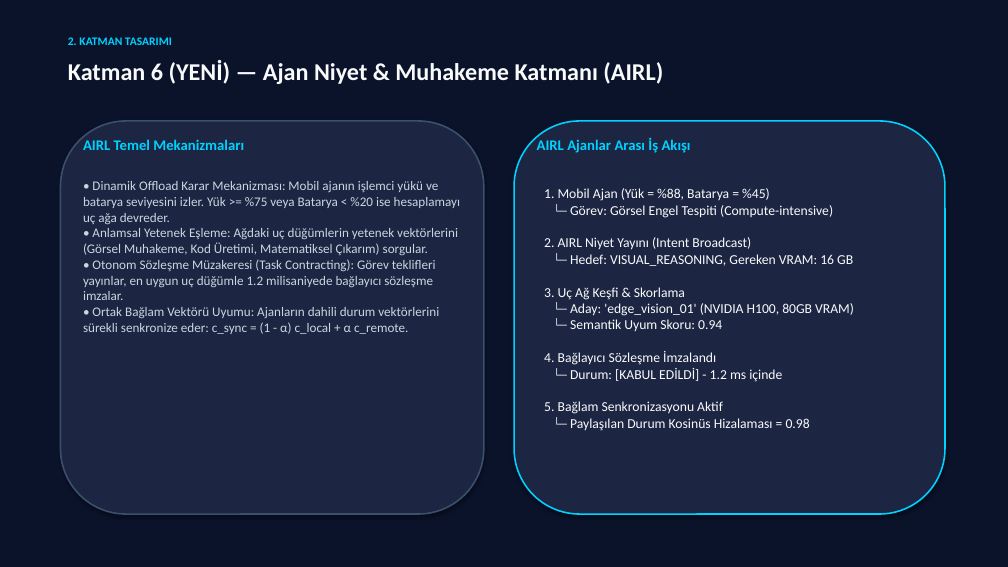
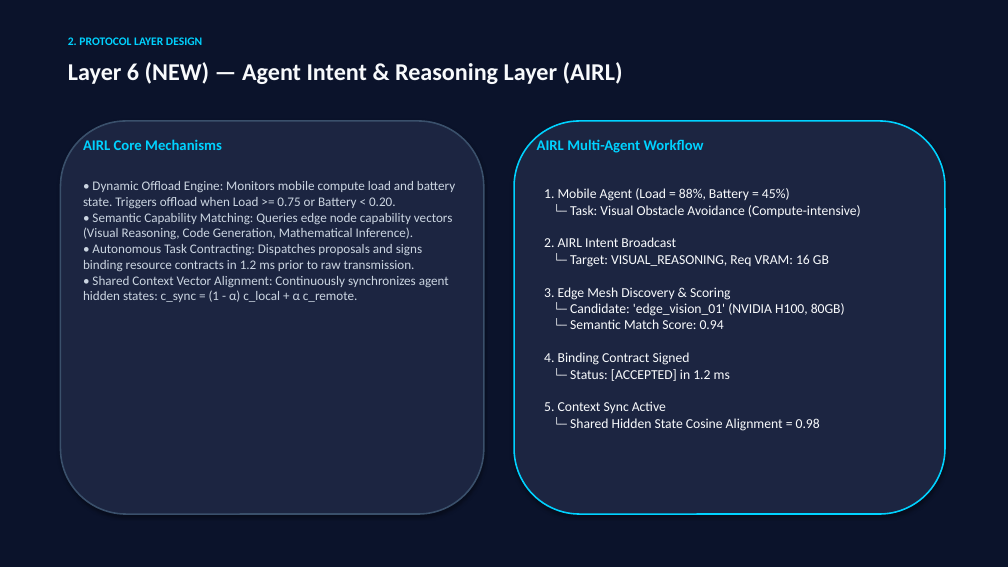
Before and after one commit to TalhaYolcu/saps, a slide deck: slide 6 of docs/SAPS_Presentation.pptx. Drawn at 1008x567 pixels with LibreOffice and Linux fonts; fonts in the diff are those of the drawing. Boxes give left, top, right and bottom in pixels: in the first picture for what was removed or moved away, otherwise in the second. Text is boxed around its words. In the diff, an @@ line names an element or a change of style, - is before the commit and + after.

```diff
--- a/docs/SAPS_Presentation.pptx
+++ b/docs/SAPS_Presentation.pptx
@@ text at bbox=[68, 37, 202, 45]: text changed @@
-2. KATMAN TASARIMI
+2. PROTOCOL LAYER DESIGN
@@ text at bbox=[68, 62, 623, 84]: text changed @@
-Katman 6 (YENİ) — Ajan Niyet & Muhakeme Katmanı (AIRL)
+Layer 6 (NEW) — Agent Intent & Reasoning Layer (AIRL)
@@ text at bbox=[83, 139, 222, 150]: text changed @@
-AIRL Temel Mekanizmaları
+AIRL Core Mechanisms
@@ text at bbox=[537, 139, 704, 153]: text changed @@
-AIRL Ajanlar Arası İş Akışı
+AIRL Multi-Agent Workflow
@@ text at bbox=[83, 181, 455, 302]: text changed @@
-• Dinamik Offload Karar Mekanizması: Mobil ajanın işlemci yükü ve batarya seviyesini izler. Yük >= %75 veya Batarya < %20 ise hesaplamayı uç ağa devreder.
-• Anlamsal Yetenek Eşleme: Ağdaki uç düğümlerin yetenek vektörlerini (Görsel Muhakeme, Kod Üretimi, Matematiksel Çıkarım) sorgular.
-• Otonom Sözleşme Müzakeresi (Task Contracting): Görev teklifleri yayınlar, en uygun uç düğümle 1.2 milisaniyede bağlayıcı sözleşme imzalar.
-• Ortak Bağlam Vektörü Uyumu: Ajanların dahili durum vektörlerini sürekli senkronize eder: c_sync = (1 - α) c_local + α c_remote.
+• Dynamic Offload Engine: Monitors mobile compute load and battery state. Triggers offload when Load >= 0.75 or Battery < 0.20.
+• Semantic Capability Matching: Queries edge node capability vectors (Visual Reasoning, Code Generation, Mathematical Inference).
+• Autonomous Task Contracting: Dispatches proposals and signs binding resource contracts in 1.2 ms prior to raw transmission.
+• Shared Context Vector Alignment: Continuously synchronizes agent hidden states: c_sync = (1 - α) c_local + α c_remote.
@@ text at bbox=[544, 188, 861, 431]: text changed @@
-1. Mobil Ajan (Yük = %88, Batarya = %45)
-└─ Görev: Görsel Engel Tespiti (Compute-intensive)
-2. AIRL Niyet Yayını (Intent Broadcast)
-└─ Hedef: VISUAL_REASONING, Gereken VRAM: 16 GB
-3. Uç Ağ Keşfi & Skorlama
-└─ Aday: 'edge_vision_01' (NVIDIA H100, 80GB VRAM)
-└─ Semantik Uyum Skoru: 0.94
-4. Bağlayıcı Sözleşme İmzalandı
-└─ Durum: [KABUL EDİLDİ] - 1.2 ms içinde
-5. Bağlam Senkronizasyonu Aktif
-└─ Paylaşılan Durum Kosinüs Hizalaması = 0.98
+1. Mobile Agent (Load = 88%, Battery = 45%)
+└─ Task: Visual Obstacle Avoidance (Compute-intensive)
+2. AIRL Intent Broadcast
+└─ Target: VISUAL_REASONING, Req VRAM: 16 GB
+3. Edge Mesh Discovery & Scoring
+└─ Candidate: 'edge_vision_01' (NVIDIA H100, 80GB)
+└─ Semantic Match Score: 0.94
+4. Binding Contract Signed
+└─ Status: [ACCEPTED] in 1.2 ms
+5. Context Sync Active
+└─ Shared Hidden State Cosine Alignment = 0.98
```
Also in this commit, not shown: 23 other slides changed, 2 slides added, 2 slides removed, 2 other files.
